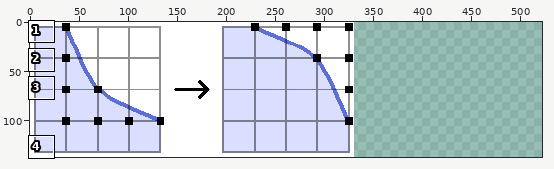
File history of a pixel-art file, docs/assets/images/wip/hyperbola_flip.aseprite. Above, an overview of the earlier version with the close-up marked.
Close-up. Earlier state:
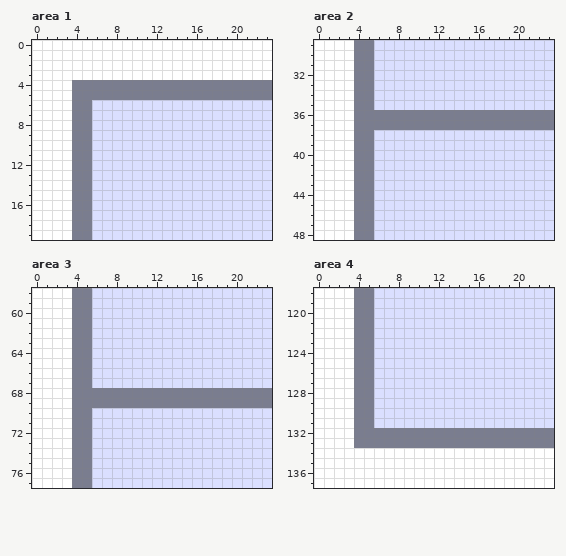
330x138 pixels, 1 frame. Colours within 5 levels of each other are drawn and written as one. Shown: area 1: x 0..23, y 0..19; area 2: x 0..23, y 29..48; area 3: x 0..23, y 58..77; area 4: x 0..23, y 118..137. The old version is drawn lined up with the new one, on the new canvas. The commit also changed other parts of the picture, which this record leaves out.
After the commit:
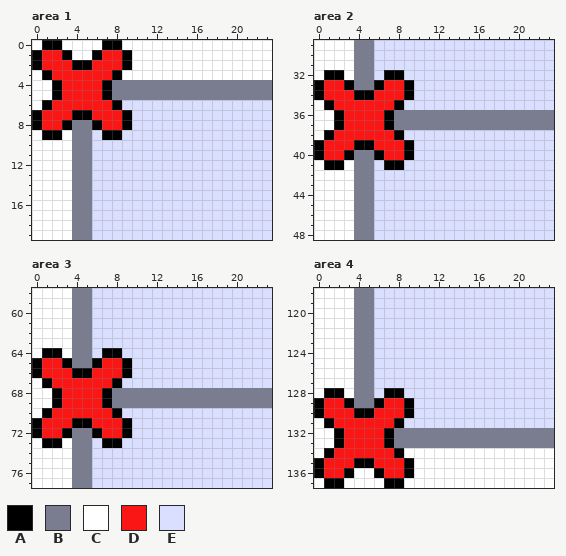
Palette (. is transparent): A #000000  B #7a7d8f  C #ffffff  D #fb1616  E #dadfff
Change:
canvas 330x138 -> 522x138
--- area 1
@@ x 0..11 @@
- 0 CCCCCCCCCCCC
- 1 CCCCCCCCCCCC
- 2 CCCCCCCCCCCC
- 3 CCCCCCCCCCCC
- 4 CCCCBBBBBBBB
- 5 CCCCBBBBBBBB
- 6 CCCCBBEEEEEE
- 7 CCCCBBEEEEEE
- 8 CCCCBBEEEEEE
- 9 CCCCBBEEEEEE
+ 0 CAACCCCAACCC
+ 1 ADDACCADDACC
+ 2 ADDDAADDDACC
+ 3 CADDDDDDACCC
+ 4 CCADDDDABBBB
+ 5 CCADDDDABBBB
+ 6 CADDDDDDAEEE
+ 7 ADDDAADDDAEE
+ 8 ADDABBADDAEE
+ 9 CAACBBEAAEEE
 10 CCCCBBEEEEEE
--- area 2
@@ x 0..11 @@
 31 CCCCBBEEEEEE
-32 CCCCBBEEEEEE
-33 CCCCBBEEEEEE
-34 CCCCBBEEEEEE
-35 CCCCBBEEEEEE
-36 CCCCBBBBBBBB
-37 CCCCBBBBBBBB
-38 CCCCBBEEEEEE
-39 CCCCBBEEEEEE
-40 CCCCBBEEEEEE
-41 CCCCBBEEEEEE
+32 CAACBBEAAEEE
+33 ADDABBADDAEE
+34 ADDDAADDDAEE
+35 CADDDDDDAEEE
+36 CCADDDDABBBB
+37 CCADDDDABBBB
+38 CADDDDDDAEEE
+39 ADDDAADDDAEE
+40 ADDABBADDAEE
+41 CAACBBEAAEEE
 42 CCCCBBEEEEEE
--- area 3
@@ x 0..11 @@
 63 CCCCBBEEEEEE
-64 CCCCBBEEEEEE
-65 CCCCBBEEEEEE
-66 CCCCBBEEEEEE
-67 CCCCBBEEEEEE
-68 CCCCBBBBBBBB
-69 CCCCBBBBBBBB
-70 CCCCBBEEEEEE
-71 CCCCBBEEEEEE
-72 CCCCBBEEEEEE
-73 CCCCBBEEEEEE
+64 CAACBBEAAEEE
+65 ADDABBADDAEE
+66 ADDDAADDDAEE
+67 CADDDDDDAEEE
+68 CCADDDDABBBB
+69 CCADDDDABBBB
+70 CADDDDDDAEEE
+71 ADDDAADDDAEE
+72 ADDABBADDAEE
+73 CAACBBEAAEEE
 74 CCCCBBEEEEEE
--- area 4
@@ x 0..11 @@
 127 CCCCBBEEEEEE
-128 CCCCBBEEEEEE
-129 CCCCBBEEEEEE
-130 CCCCBBEEEEEE
-131 CCCCBBEEEEEE
-132 CCCCBBBBBBBB
-133 CCCCBBBBBBBB
-134 CCCCCCCCCCCC
-135 CCCCCCCCCCCC
-136 CCCCCCCCCCCC
-137 CCCCCCCCCCCC
+128 CAACBBEAAEEE
+129 ADDABBADDAEE
+130 ADDDAADDDAEE
+131 CADDDDDDAEEE
+132 CCADDDDABBBB
+133 CCADDDDABBBB
+134 CADDDDDDACCC
+135 ADDDAADDDACC
+136 ADDACCADDACC
+137 CAACCCCAACCC
